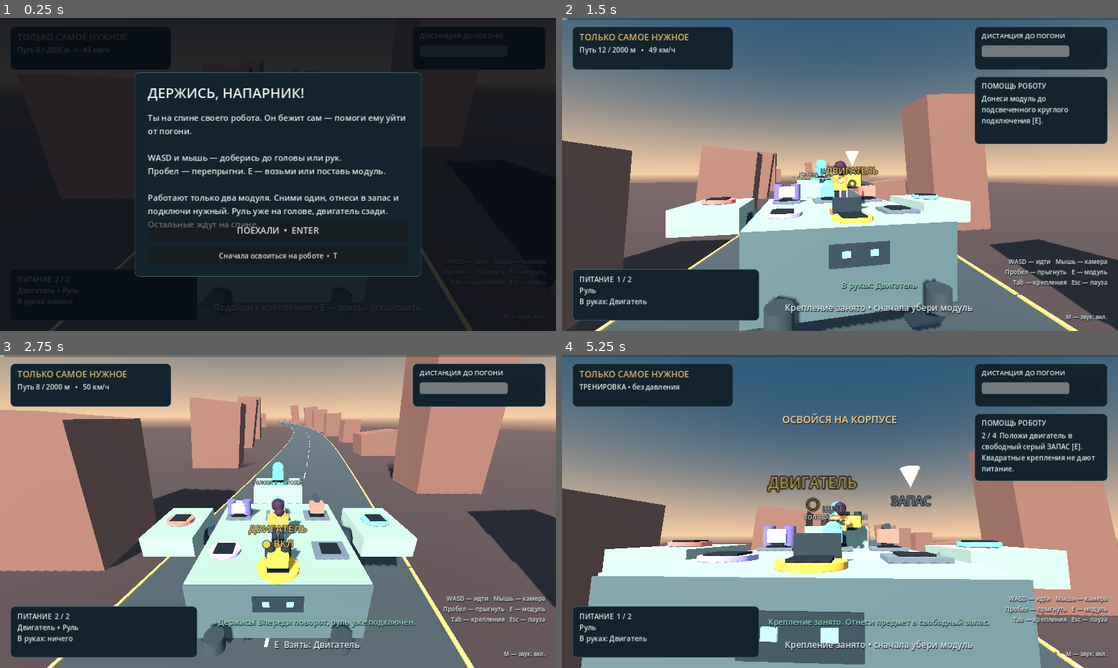
Above: before the commit, frames 1-4 (two rows, left to right).
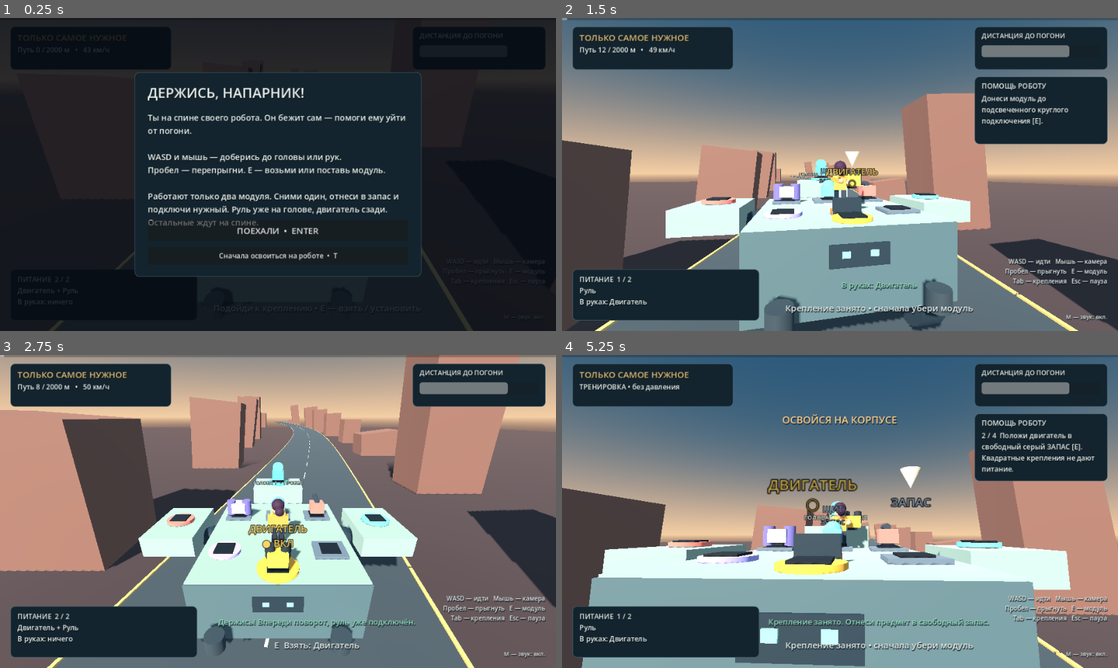
Above: after the commit, the same moments.

Repository: dukeNyaken/car-game-gpt
Game: Godot game, scene res://scenes/main.tscn
Same seed, same stepped clock (60 frames per second), same inputs: the game is played once before the commit and once after it.
Inputs (mouse positions are in pixels of both pictures, inside the frame that each line leads up to):
- Up to frame 1 (0.25 s): no input
- Up to frame 2 (1.5 s): click "ПОЕХАЛИ • ENTER" at 0.5 s; tap Enter at 1.25 s; move the mouse to (867, 174) at 1.27 s; hold W (forward) from 1.28 s (still down); hold E (interact) from 1.28 s (still down)
- Up to frame 3 (2.75 s): tap Space (jump) at 1.52, 1.82 s; tap R at 1.55 s; release W (forward) at 2 s; release E (interact) at 2 s; click "ПОЕХАЛИ • ENTER" at 2 s
- Up to frame 4 (5.25 s): move the mouse to (812, 511) at 2.77 s; hold W (forward) 2.78-3.5 s; tap R at 2.85 s; tap Space (jump) at 3.02, 3.05, 3.32, 4.35 s; click "Сначала освоиться на роботе •…" at 3.5 s; move the mouse to (851, 505) at 4.27 s; hold E (interact) 4.28-5.03 s; hold W (forward) from 4.28 s (still down); move the mouse to (834, 517) at 5.02 s; tap E (interact) at 5.1 s

The runs differ from the first frame. In frame 1, 3.5% of the frame differs, in the area x 3-90%, y 5-94%; in frame 2, 3.3%; in frame 3, 2.7%; in frame 4, 5.4%, in the area x 0-100%, y 4-100%.

Commit message:
feat: show road maneuvers and recovery and pause on focus loss

Diff:
--- a/scripts/effects.gd
+++ b/scripts/effects.gd
@@ -39,7 +39,10 @@
 		return
 	for index in range(flames.size()):
 		var flame := flames[index]
-		flame.visible = game.state == "running" and game.modules.has_module("flight")
+		flame.visible = game.state == "running" and (game.modules.has_module("flight") or game.emergency_timer > 0)
+		var mat := flame.material_override as StandardMaterial3D
+		mat.albedo_color = Color("#ffb06b") if game.emergency_timer > 0 else Color("#aaaaff")
+		mat.emission = mat.albedo_color
 		flame.scale.y = (1.0 if game.lift > 0.15 else 0.22) * (0.86 + 0.14 * sin(game.elapsed * 35 + index))
 	for index in range(temporary.size() - 1, -1, -1):
 		var effect: Dictionary = temporary[index]
--- a/scripts/hud.gd
+++ b/scripts/hud.gd
@@ -176,6 +176,8 @@
 	var carried := "ничего" if modules.held.is_empty() else String(modules.DEFINITIONS[modules.held].short)
 	power.text = "ПИТАНИЕ  %d / 2\n%s\nВ руках: %s" % [modules.active_count(), modules.active_names(), carried]
 	status.text = ("ТРЕНИРОВКА • без давления" if game.practice else "Путь %d / %d м   •   %d км/ч" % [game.distance, game.ROUTE_LENGTH, game.speed * 3.6])
+	if not game.practice and game.slowdown_timer > 0:
+		status.text += "\nПосле удара: %.1f с" % game.slowdown_timer
 	gap_bar.value = game.chase_distance
 	progress_bar.value = game.distance / game.ROUTE_LENGTH * 100.0
 	prompt_label.text = modules.prompt()
--- a/scripts/main.gd
+++ b/scripts/main.gd
@@ -36,9 +36,16 @@
 var sound: Node
 var effects: Node3D
 var radar_timer := 0.0
+var slowdown_timer := 0.0
+var emergency_timer := 0.0
+var launch_height := 4.0
+var road_offset := 0.0
+var skid_timer := 0.0
 
 func _ready() -> void:
 	_setup_input()
+	get_window().min_size = Vector2i(960, 540)
+	get_window().focus_exited.connect(_on_window_focus_exited)
 	if "--mute" in OS.get_cmdline_user_args():
 		Sound.muted = true
 	sound = Sound.new()
@@ -160,9 +167,8 @@
 			Geo.box(marker, Vector3(7.5, 1.7, 0), Vector3(0.16, 3.4, 0.16), color)
 			Geo.label(marker, Vector3(0, 4.0, 0), event.title, color, 55)
 		if kind == "hole":
-			for side in [-1.0, 1.0]:
-				var hole := Geo.cylinder(marker, Vector3(side * 2.0, 0.04, 0), 1.55, 0.04, Color("#151b25"))
-				hole.scale.z = 1.5
+			var hole := Geo.cylinder(marker, Vector3(-2.0, 0.04, 0), 1.55, 0.04, Color("#151b25"))
+			hole.scale.z = 1.5
 		event_markers.append({"node": marker, "at": event.at})
 
 func start_run(training: bool = false) -> void:
@@ -197,12 +203,7 @@
 				hud.show_feedback("Звук выключен • M — включить" if muted else "Звук включён • M — выключить")
 			KEY_ESCAPE:
 				if state == "running":
-					state = "paused"
-					sound.set_running(false)
-					player.enabled = false
-					modules.enabled = false
-					Input.mouse_mode = Input.MOUSE_MODE_VISIBLE
-					hud.show_menu("paused")
+					pause_game()
 				elif state == "paused":
 					start_run()
 			KEY_R:
@@ -217,10 +218,19 @@
 	elapsed += delta
 	_tick_radar(delta)
 	sound.update_engine(modules.has_module("engine"), speed)
-	speed = move_toward(speed, 17.0 if modules.has_module("engine") else 10.0, delta * 3.0)
+	slowdown_timer = maxf(0.0, slowdown_timer - delta)
+	emergency_timer = maxf(0.0, emergency_timer - delta)
+	skid_timer = maxf(0.0, skid_timer - delta)
+	var target_speed := 17.0 if modules.has_module("engine") else 10.0
+	if slowdown_timer > 0:
+		target_speed *= 0.48
+	speed = move_toward(speed, target_speed, delta * (9.0 if slowdown_timer > 0 else 3.0))
 	if not practice:
 		distance += speed * delta
-		chase_distance = clampf(chase_distance + (0.45 if modules.has_module("engine") else -0.72) * delta, 0, 150)
+		var chase_gain := 0.45 if modules.has_module("engine") else -0.72
+		if slowdown_timer > 0:
+			chase_gain -= 1.2
+		chase_distance = clampf(chase_distance + chase_gain * delta, 0, 150)
 		for event: Dictionary in events:
 			if not event.resolved and distance >= float(event.at):
 				event.resolved = true
@@ -231,9 +241,7 @@
 			finish(true)
 	lift_timer = maxf(0, lift_timer - delta)
 	shield_flash = maxf(0, shield_flash - delta)
-	var before_gap: bool = not practice and distance > 935 and distance < 990 and modules.has_module("flight")
-	lift = move_toward(lift, 4.0 if before_gap or lift_timer > 0 else 0.0, delta * 5.0)
-	scenery.position.y = -lift
+	_update_motion(delta)
 	robot.animate(elapsed, speed, chase_distance < 40, shield_flash > 0)
 	_update_scenery()
 
@@ -246,10 +254,12 @@
 			success = modules.has_module("steering") or modules.has_module("flight")
 			if modules.has_module("flight"):
 				lift_timer = 0.65
+				launch_height = 1.8
 		"gap":
 			success = modules.has_module("flight")
 			if success:
 				lift_timer = 2.0
+				launch_height = 4.0
 		"missile":
 			success = modules.has_module("shield") or modules.has_module("cannon")
 			if modules.has_module("cannon"):
@@ -270,6 +280,14 @@
 		hud.show_feedback(message)
 	else:
 		robot.react("hurt", elapsed)
+		slowdown_timer = 3.2
+		if kind == "turn":
+			skid_timer = 2.0
+		if kind == "gap":
+			emergency_timer = 1.6
+			lift_timer = 1.6
+			launch_height = 3.2
+			sound.play_cue("rescue")
 		sound.play_cue("hurt")
 		effects.burst(Vector3(0, 3.7, 2.5), Color("#f4a576"))
 		miss_count += 1
@@ -385,3 +403,49 @@
 	if state == "won" or state == "lost":
 		elapsed += delta
 		robot.animate(elapsed, 0.0, state == "lost", false)
+
+
+func pause_game() -> void:
+	if state != "running":
+		return
+	state = "paused"
+	sound.set_running(false)
+	player.enabled = false
+	modules.enabled = false
+	Input.mouse_mode = Input.MOUSE_MODE_VISIBLE
+	hud.show_menu("paused")
+
+func _on_window_focus_exited() -> void:
+	if test_mode or state != "running":
+		return
+	# Releasing actions prevents a key held during Alt-Tab from sticking on return.
+	for action: String in ["forward", "back", "left", "right", "jump", "interact"]:
+		Input.action_release(action)
+	pause_game()
+
+func _update_motion(delta: float) -> void:
+	var target_offset := 0.0
+	var target_lift := launch_height if lift_timer > 0 else 0.0
+	var flight: bool = modules.has_module("flight")
+	var steering: bool = modules.has_module("steering")
+	if not practice:
+		for event: Dictionary in events:
+			var remaining := float(event.at) - distance
+			if event.kind == "hole":
+				if steering and not flight and absf(remaining) < 50.0:
+					target_offset = 3.25 * smoothstep(0.0, 1.0, 1.0 - absf(remaining) / 50.0)
+				if flight and remaining > 0 and remaining < 35.0:
+					target_lift = maxf(target_lift, 1.8 * smoothstep(0.0, 1.0, 1.0 - remaining / 35.0))
+			elif event.kind == "turn" and steering and absf(remaining) < 65.0:
+				target_offset = maxf(target_offset, 1.3 * smoothstep(0.0, 1.0, 1.0 - absf(remaining) / 65.0))
+			elif event.kind == "gap" and flight and remaining > 0 and remaining < 70.0:
+				target_lift = maxf(target_lift, 4.0 * smoothstep(0.0, 1.0, 1.0 - remaining / 70.0))
+	if skid_timer > 0:
+		target_offset -= 1.8 * sin((2.0 - skid_timer) * PI / 2.0)
+	road_offset = move_toward(road_offset, target_offset, delta * 3.8)
+	lift = move_toward(lift, target_lift, delta * 5.0)
+	scenery.position = Vector3(-road_offset, -lift, 0)
+	# The world moves relative to the stable riding platform, as in the existing chase.
+	# Only the cosmetic wheel steering changes; walking colliders remain stable.
+	var tangent := atan2(road_x(distance + 4.0) - road_x(distance - 4.0), 8.0)
+	robot.steering_angle = clampf(tangent, -0.35, 0.35) if steering else 0.0
--- a/scripts/robot.gd
+++ b/scripts/robot.gd
@@ -5,6 +5,7 @@
 var glow_shield: MeshInstance3D
 var reaction := ""
 var reaction_until := 0.0
+var steering_angle := 0.0
 
 func _ready() -> void:
 	var hull := Color("#4e6973")
@@ -50,8 +51,10 @@
 	glow_shield.visible = false
 
 func animate(time: float, speed: float, danger: bool, shield: bool) -> void:
-	for wheel in wheels:
+	for index in range(wheels.size()):
+		var wheel := wheels[index]
 		wheel.rotation.x = time * speed * 0.4
+		wheel.rotation.y = steering_angle if index % 2 == 0 else 0.0
 	for eye in eyes:
 		eye.scale.y = 0.2 if fmod(time, 4.8) < 0.13 else (1.4 if danger else 1.0)
 		if time < reaction_until:
--- /dev/null
+++ b/tests/response_test.gd
@@ -0,0 +1,142 @@
+extends SceneTree
+const Scene = preload("res://scenes/main.tscn")
+var game: Node3D
+var checks := 0
+var failures: Array[String] = []
+var capture := false
+
+func _initialize() -> void:
+	capture = "--capture-response" in OS.get_cmdline_user_args()
+	run.call_deferred()
+
+func check(value: bool, label: String) -> void:
+	checks += 1
+	if not value:
+		failures.append(label)
+		print("FAIL: ", label)
+
+func use(index: int) -> bool:
+	game.player.position = game.modules.mounts[index].node.position + Vector3(0, 0.03, 0.65)
+	game.player.velocity = Vector3.ZERO
+	return game.modules.interact(index)
+
+func frames(count: int) -> void:
+	for _index in range(count):
+		await physics_frame
+
+func snapshot(name: String) -> void:
+	if not capture:
+		return
+	await process_frame
+	await process_frame
+	await RenderingServer.frame_post_draw
+	root.get_texture().get_image().save_png("res://tests/response-" + name + ".png")
+
+func node_count(node: Node) -> int:
+	var count := 1
+	for child in node.get_children():
+		count += node_count(child)
+	return count
+
+func run() -> void:
+	game = Scene.instantiate()
+	root.add_child(game)
+	current_scene = game
+	await process_frame
+	game.test_mode = true
+	game.player.test_mode = true
+	game.start_run(false)
+	game.set_physics_process(false)
+	for event: Dictionary in game.events:
+		event.resolved = true
+	await frames(20)
+	var initial_feet: Vector3 = game.player.position
+	game.distance = 648.0
+	for _index in range(30):
+		game._update_motion(1.0 / 30.0)
+		await physics_frame
+	check(game.road_offset > 3.1, "Steering produces a visible lane change near the pothole")
+	check(game.scenery.position.x < -3.1, "Road moves relative to riding platform during dodge")
+	check(game.player.position.distance_to(initial_feet) < 0.03 and game.player.is_on_floor(), "Dodge does not slide girl off the robot")
+	await snapshot("dodge")
+	game.distance = 800.0
+	for _index in range(30):
+		game._update_motion(1.0 / 30.0)
+	check(absf(game.road_offset) < 0.01, "Lane change recenters after obstacle")
+	check(use(1) and use(8), "Store steering for flight")
+	check(use(5) and use(2), "Install flight")
+	game.player.reset_position()
+	game.distance = 940.0
+	for _index in range(30):
+		game._update_motion(1.0 / 30.0)
+	check(game.lift > 2.0, "Turbines lift before reaching the chasm")
+	check(game.resolve_event("gap") and game.lift_timer > 0, "Flight keeps momentum after takeoff")
+	check(use(2) and use(5), "Remove turbines to test emergency response")
+	game.player.reset_position()
+	game.lift = 0
+	game.chase_distance = 120.0
+	game.speed = 17.0
+	check(not game.resolve_event("gap"), "Unprepared chasm still counts as a mistake")
+	check(game.chase_distance <= 55.0, "Emergency does not erase chase penalty")
+	check(game.emergency_timer > 0 and game.slowdown_timer > 0, "Unprepared chasm triggers emergency and slowdown")
+	game.advance(0.5)
+	game.effects._process(0.01)
+	check(game.speed < 14.0, "Mistake visibly lowers travel speed")
+	check(game.lift > 2.0, "Emergency gives a visible upward recovery")
+	check(game.effects.flames[0].visible, "Emergency shows reserve thrust without flight module")
+	await frames(10)
+	check(game.player.is_on_floor(), "Emergency keeps riding platform stable")
+	await snapshot("emergency")
+	game.advance(4.0)
+	game.effects._process(0.01)
+	check(game.emergency_timer == 0 and game.slowdown_timer == 0, "Recovery timers expire")
+	check(game.speed > 16.0, "Engine restores speed after recovery")
+	check(not game.effects.flames[0].visible, "Reserve thrust turns off after recovery")
+	# Exercise the actual focus callback with held actions.
+	Input.action_press("forward")
+	Input.action_press("interact")
+	game.test_mode = false
+	game._on_window_focus_exited()
+	game.test_mode = true
+	check(game.state == "paused", "Losing window focus pauses running chase")
+	check(not Input.is_action_pressed("forward") and not Input.is_action_pressed("interact"), "Focus loss releases held actions")
+	check(game.sound.engine.stream_paused and not game.player.enabled, "Focus pause suspends sound and movement")
+	var paused_distance: float = game.distance
+	await frames(8)
+	check(is_equal_approx(game.distance, paused_distance), "Focus pause does not advance route")
+	check(Input.mouse_mode == Input.MOUSE_MODE_VISIBLE, "Focus pause releases mouse")
+	# The minimum supported window must keep the full pause screen visible.
+	root.size = Vector2i(960, 540)
+	await frames(4)
+	check(root.min_size == Vector2i(960, 540), "Window has the supported minimum size")
+	var menu: Control = game.hud.heading.get_parent()
+	var bounds: Rect2 = game.hud.overlay.get_global_rect()
+	check(bounds.encloses(menu.get_global_rect()), "Pause panel fits the UI canvas")
+	await snapshot("small-pause")
+	game.start_run()
+	check(game.state == "running" and game.player.enabled, "Resume from focus pause works")
+	# Repeated real scene reloads must not accumulate cameras or nodes.
+	var restart := InputEventKey.new()
+	restart.physical_keycode = KEY_R
+	restart.pressed = true
+	var baseline := -1
+	for index in range(4):
+		game._unhandled_input(restart)
+		await process_frame
+		await process_frame
+		await frames(2)
+		game = current_scene
+		game.test_mode = true
+		var total := node_count(game)
+		if baseline < 0:
+			baseline = total
+		check(total == baseline, "Restart has stable scene node count " + str(index))
+		check(game.state == "title" and game.modules.invariants_ok(), "Restart restores a clean loadout " + str(index))
+		print("RESTART ", index, ": ", total, " nodes")
+	print("RESPONSE: ", checks, " checks, ", failures.size(), " failures")
+	game.sound.stop_all()
+	await process_frame
+	OS.delay_msec(80)
+	game.queue_free()
+	await process_frame
+	quit(0 if failures.is_empty() else 1)
Binary file added: tests/response-dodge.png
Not shown, added: tests/response-dodge.png.import
Binary file added: tests/response-emergency.png
Not shown, added: tests/response-emergency.png.import
Binary file added: tests/response-small-pause.png
Not shown, added: tests/response-small-pause.png.import
Not shown, added: tests/response_test.gd.uid
Not shown, changed: README.md
Not shown, changed: STATUS.md
Not shown, changed: tools/check.ps1
